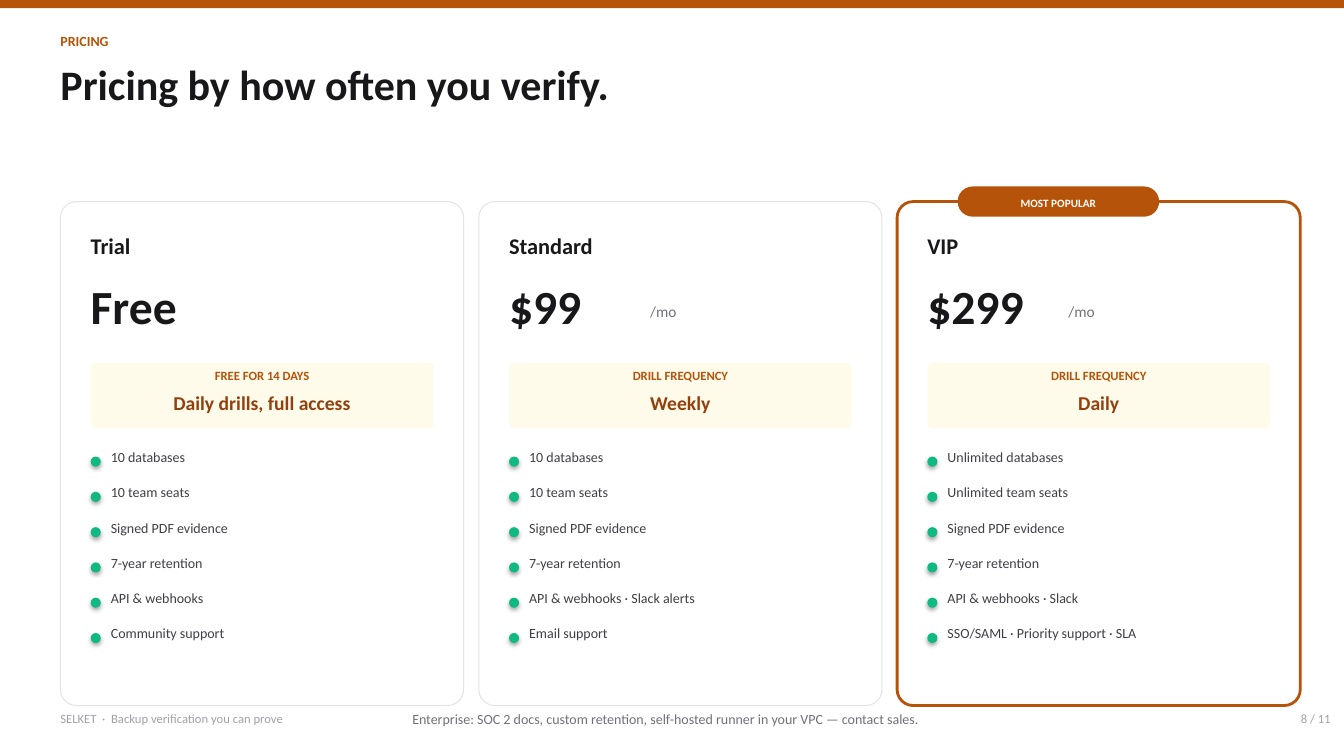
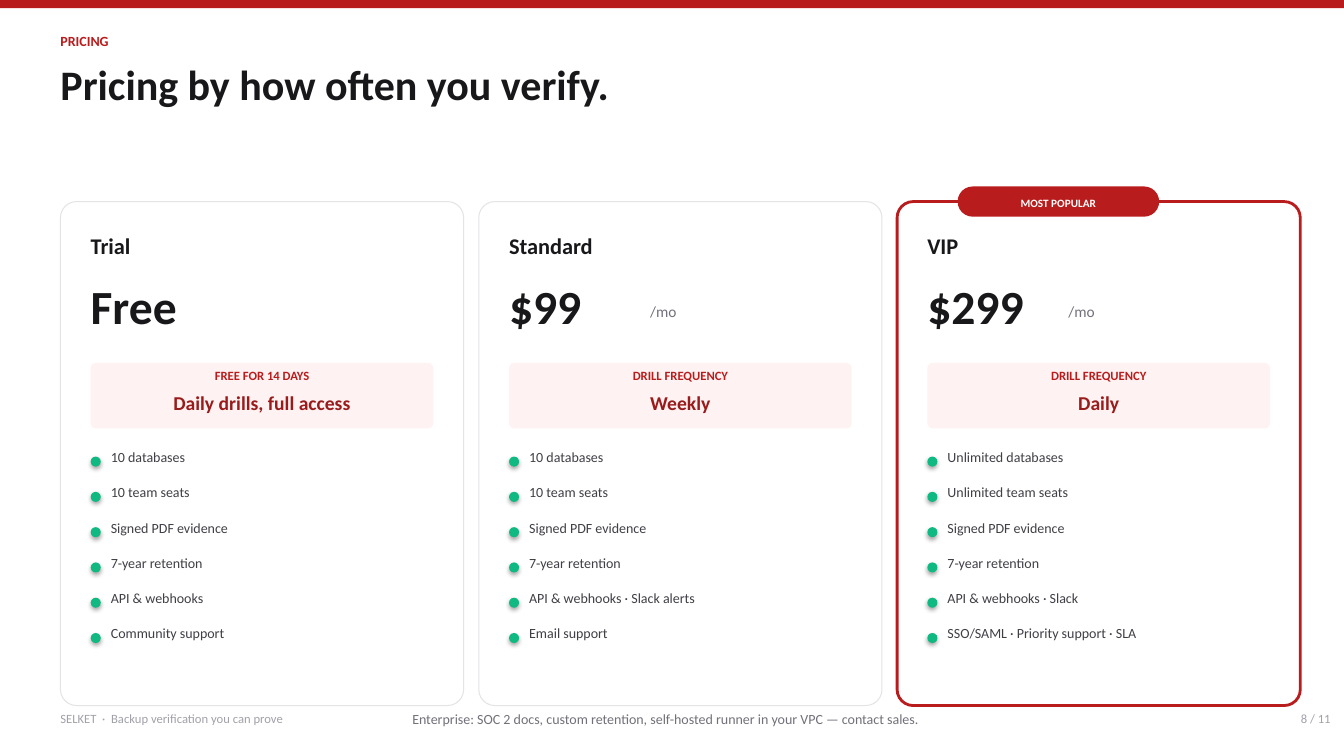
Before and after one commit to PreShotCome/Dokas, a slide deck: slide 8 of docs/presentations/Selket_Investor_Deck.pptx. Drawn at 1344x756 pixels with LibreOffice and Linux fonts; fonts in the diff are those of the drawing. Boxes give left, top, right and bottom in pixels: in the first picture for what was removed or moved away, otherwise in the second. Text is boxed around its words. In the diff, an @@ line names an element or a change of style, - is before the commit and + after.

```diff
--- a/docs/presentations/Selket_Investor_Deck.pptx
+++ b/docs/presentations/Selket_Investor_Deck.pptx
@@ rectangle at bbox=[0, 0, 1344, 8]: fill #B45309 to #B91C1C @@
@@ rounded rectangle at bbox=[897, 202, 1301, 706]: outline #B45309 2 pt to #B91C1C 2 pt @@
@@ rounded rectangle at bbox=[958, 187, 1159, 217]: fill #B45309 to #B91C1C @@
@@ text colour #B45309 to #B91C1C in 4 elements at bbox=[60, 37, 108, 46], bbox=[215, 371, 310, 380], bbox=[633, 371, 728, 382], bbox=[1051, 371, 1146, 382] @@
@@ fill #FFFBEB to #FEF2F2 in 3 elements at bbox=[91, 363, 434, 429], bbox=[509, 363, 852, 429], bbox=[928, 363, 1270, 429] @@
@@ text colour #92400E to #991B1B in 3 elements at bbox=[173, 396, 351, 413], bbox=[650, 396, 710, 413], bbox=[1078, 396, 1119, 413] @@
```
Also in this commit, not shown: 10 other slides changed, 10 other files.
